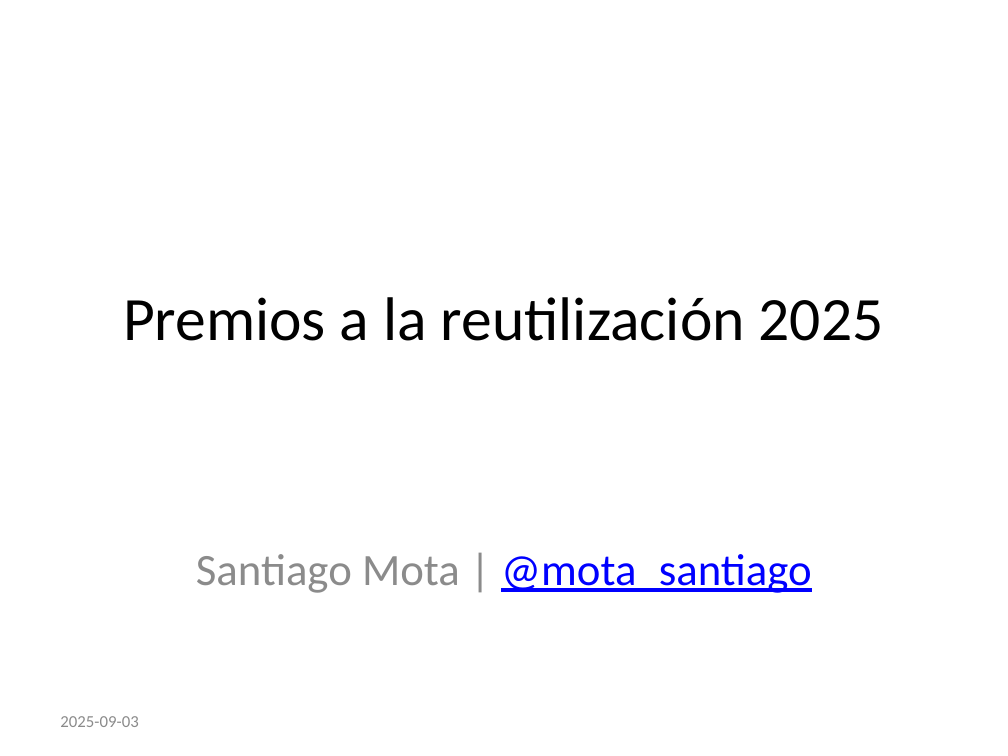
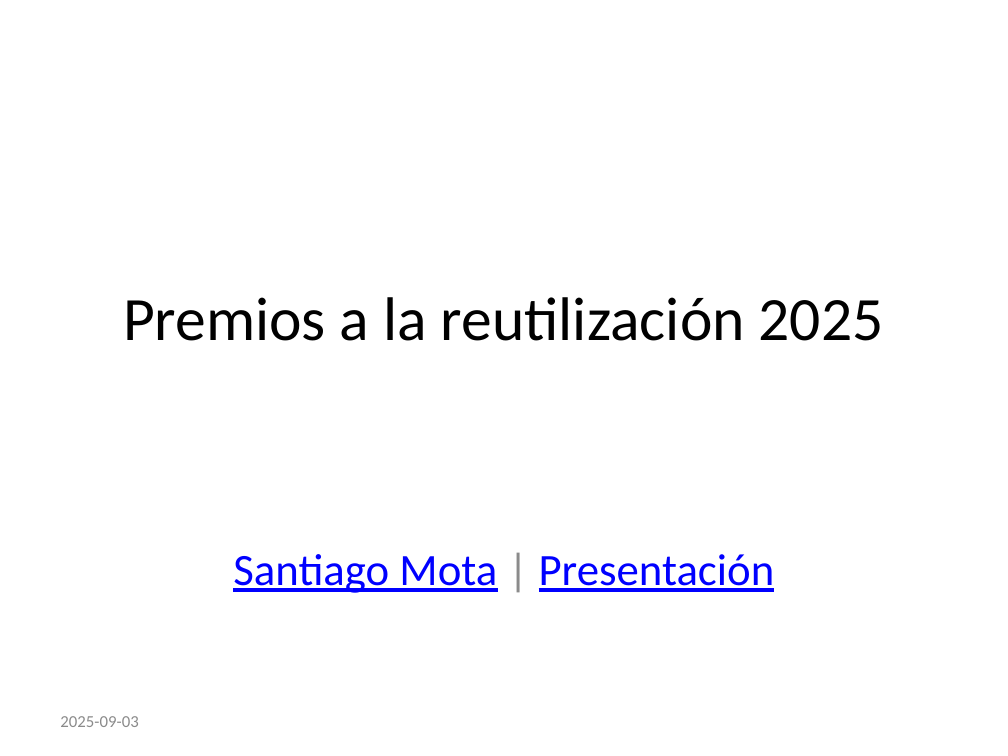
Before and after one commit to santiagomota/datos-madrid-presentacion, a slide deck: slide 1 of docs/index.pptx. Drawn at 1008x756 pixels with LibreOffice and Linux fonts; fonts in the diff are those of the drawing. Boxes give left, top, right and bottom in pixels: in the first picture for what was removed or moved away, otherwise in the second. Text is boxed around its words. In the diff, an @@ line names an element or a change of style, - is before the commit and + after.

```diff
--- a/docs/index.pptx
+++ b/docs/index.pptx
@@ subtitle at (x1=233, y1=554, x2=775, y2=593): text changed @@
-Santiago Mota | @mota_santiago
+Santiago Mota | Presentación
```
Also in this commit, not shown: 3 other files.
